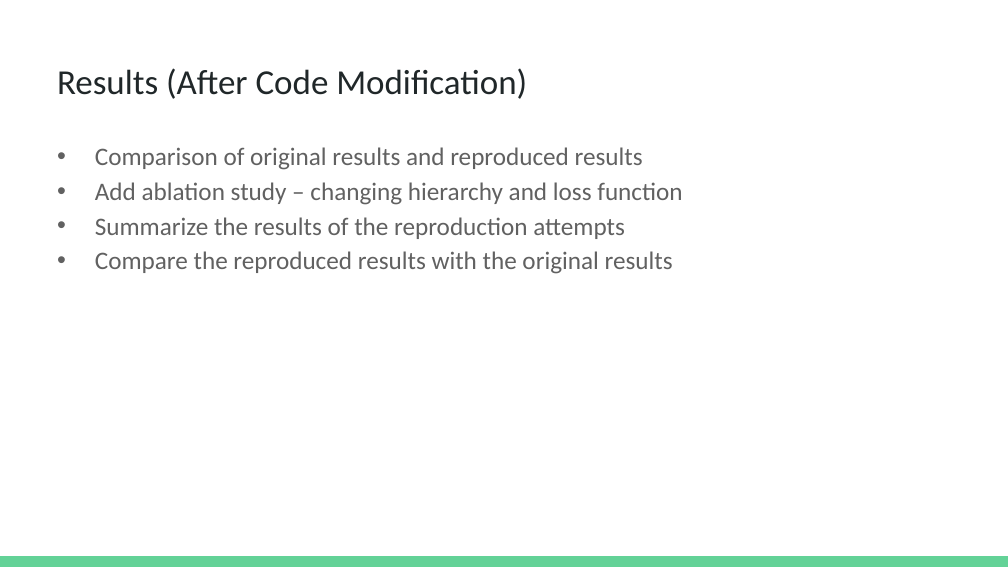
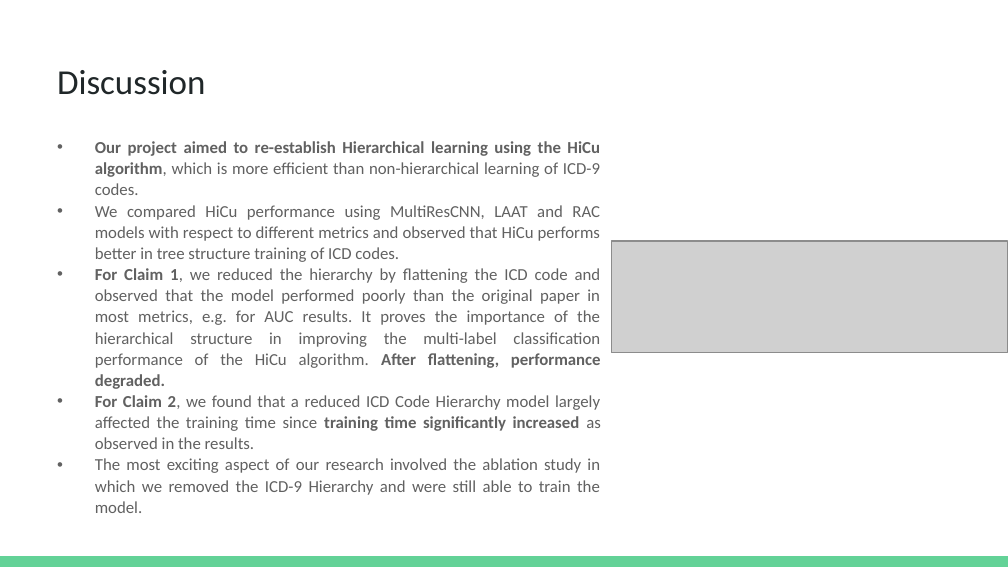
Before and after one commit to dbiswas0605/MCS-DS-CS598-DLH-HiCu, a slide deck: slide 13 of Presentation/CS598 DL4H Project Presentation.pptx. Drawn at 1008x567 pixels with LibreOffice and Linux fonts; fonts in the diff are those of the drawing; grey boxes stand for pictures. Boxes give left, top, right and bottom in pixels: in the first picture for what was removed or moved away, otherwise in the second. Text is boxed around its words. In the diff, an @@ line names an element or a change of style, - is before the commit and + after.

```diff
--- a/Presentation/CS598 DL4H Project Presentation.pptx
+++ b/Presentation/CS598 DL4H Project Presentation.pptx
@@ title at (x1=57, y1=70, x2=205, y2=95): text changed @@
-Results (After Code Modification)
+Discussion
@@ text at (x1=95, y1=141, x2=601, y2=513): text changed; size 18 to 12 pt @@
-• Comparison of original results and reproduced results
-• Add ablation study – changing hierarchy and loss function
-• Summarize the results of the reproduction attempts
-• Compare the reproduced results with the original results
+• Our project aimed to re-establish Hierarchical learning using the HiCu algorithm, which is more efficient than non-hierarchical learning of ICD-9 codes.
+• We compared HiCu performance using MultiResCNN, LAAT and RAC models with respect to different metrics and observed that HiCu performs better in tree structure training of ICD codes.
+• For Claim 1, we reduced the hierarchy by flattening the ICD code and observed that the model performed poorly than the original paper in most metrics, e.g. for AUC results. It proves the importance of the hierarchical structure in improving the multi-label classification performance of the HiCu algorithm. After flattening, performance degraded.
+• For Claim 2, we found that a reduced ICD Code Hierarchy model largely affected the training time since training time significantly increased as observed in the results.
+• The most exciting aspect of our research involved the ablation study in which we removed the ICD-9 Hierarchy and were still able to train the model.
@@ picture added at (x1=611, y1=241, x2=1008, y2=353) @@
```
Also in this commit, not shown: 11 other slides changed.
